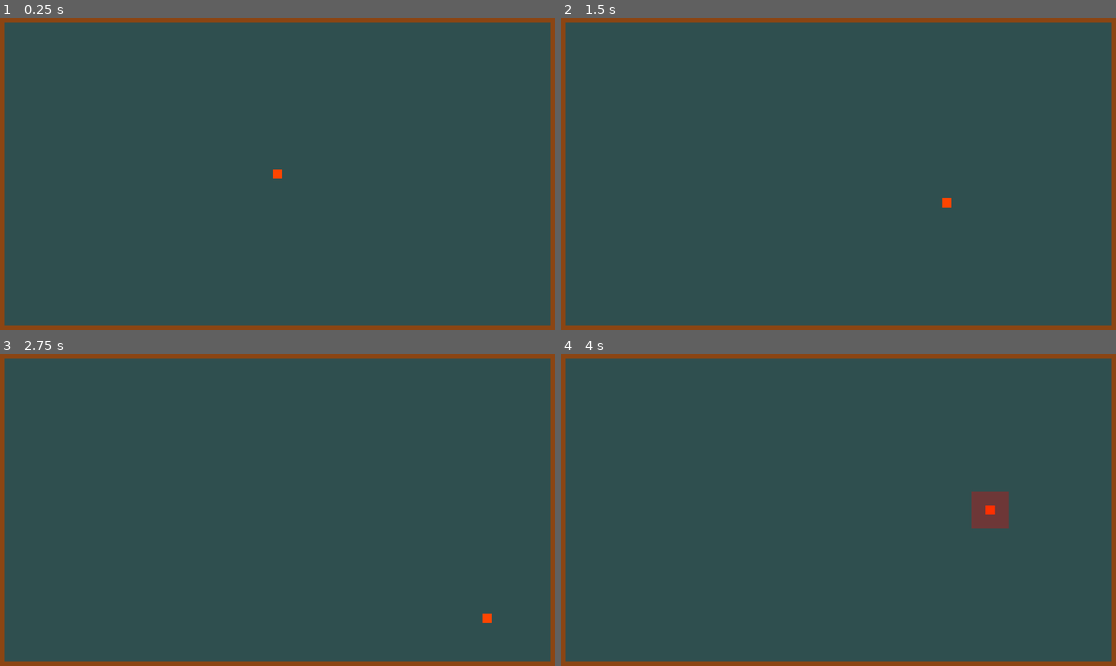
Above: before the commit, frames 1-4 (two rows, left to right).
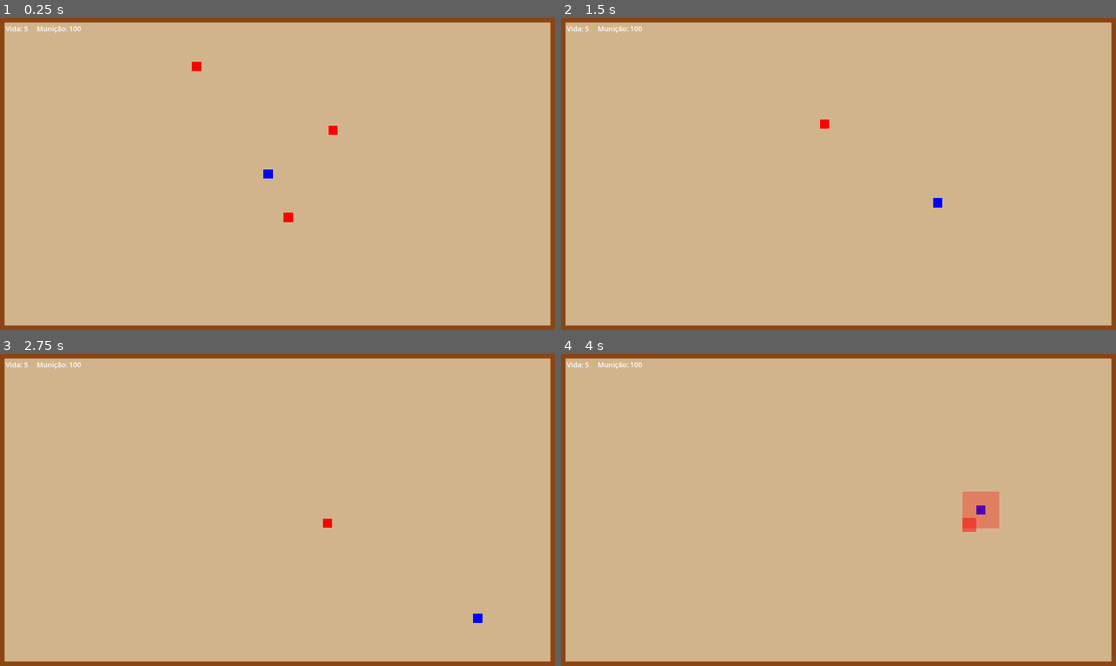
Above: after the commit, the same moments.

Repository: MCardosoP/GameDev
Game: Godot game, scene res://main.tscn
Same seed, same stepped clock (60 frames per second), same inputs: the game is played once before the commit and once after it.
Inputs:
- Up to frame 1 (0.25 s): no input
- Up to frame 2 (1.5 s): hold D (mov_direita) 0.53-1.28 s; tap Q (ataque_corpo) at 0.6, 1.35 s; hold S (mov_baixo) from 1.28 s (still down)
- Up to frame 3 (2.75 s): release S (mov_baixo) at 2.03 s; hold D (mov_direita) from 2.03 s (still down); tap Q (ataque_corpo) at 2.1 s
- Up to frame 4 (4 s): release D (mov_direita) at 2.78 s; hold W (mov_cima) 2.78-3.53 s; tap Q (ataque_corpo) at 2.85, 3.6 s; hold A (mov_esquerda) from 3.53 s (still down)

The runs differ from the first frame. In frame 1, 96% of the frame differs, in the area x 0-100%, y 1-99%; in frame 2, 96%; in frame 3, 96%; in frame 4, 96%.

Commit message:
Envio - Quadro Kanban e Código da Semana 2
Quadros Kanban das semanas anteriores atualizados

Diff:
--- /dev/null
+++ b/gamedev/game_over.gd
@@ -0,0 +1,51 @@
+extends CanvasLayer
+
+var painel: ColorRect
+var label_titulo: Label
+var botao_reiniciar: Button
+
+func _ready() -> void:
+	add_to_group("game_over")
+
+	painel = ColorRect.new()
+	painel.name = "Painel"
+	painel.color = Color(0, 0, 0, 0.8)
+	painel.set_anchors_preset(Control.PRESET_FULL_RECT)
+	painel.visible = false
+	add_child(painel)
+
+	var container = VBoxContainer.new()
+	container.name = "Container"
+	container.set_anchors_preset(Control.PRESET_CENTER)
+	container.position = Vector2(-200, -100)
+	container.custom_minimum_size = Vector2(400, 200)
+	container.add_theme_constant_override("separation", 30)
+	painel.add_child(container)
+
+	label_titulo = Label.new()
+	label_titulo.name = "Titulo"
+	label_titulo.text = "VOCÊ PERDEU!"
+	label_titulo.horizontal_alignment = HORIZONTAL_ALIGNMENT_CENTER
+	label_titulo.add_theme_font_size_override("font_size", 48)
+	label_titulo.add_theme_color_override("font_color", Color(1, 0, 0))
+	container.add_child(label_titulo)
+
+	botao_reiniciar = Button.new()
+	botao_reiniciar.name = "BotaoReiniciar"
+	botao_reiniciar.text = "Recomeçar"
+	botao_reiniciar.custom_minimum_size = Vector2(200, 60)
+	botao_reiniciar.add_theme_font_size_override("font_size", 24)
+
+	var botao_container = CenterContainer.new()
+	botao_container.add_child(botao_reiniciar)
+	container.add_child(botao_container)
+
+	botao_reiniciar.pressed.connect(_on_botao_reiniciar_pressed)
+
+func mostrar() -> void:
+	painel.visible = true
+	get_tree().paused = true
+
+func _on_botao_reiniciar_pressed() -> void:
+	get_tree().paused = false
+	get_tree().reload_current_scene()
--- /dev/null
+++ b/gamedev/hud.gd
@@ -0,0 +1,52 @@
+extends CanvasLayer
+
+var label_vida: Label
+var label_municao: Label
+var jogador: Node
+
+func _ready() -> void:
+	add_to_group("hud")
+
+	var hbox = HBoxContainer.new()
+	hbox.name = "HBoxContainer"
+	hbox.position = Vector2(20, 20)
+	hbox.add_theme_constant_override("separation", 30)
+	add_child(hbox)
+
+	label_vida = Label.new()
+	label_vida.name = "Vida"
+	label_vida.text = "Vida: 0"
+	label_vida.add_theme_font_size_override("font_size", 24)
+	label_vida.add_theme_color_override("font_color", Color(1, 1, 1))
+	hbox.add_child(label_vida)
+
+	label_municao = Label.new()
+	label_municao.name = "Municao"
+	label_municao.text = "Munição: 0"
+	label_municao.add_theme_font_size_override("font_size", 24)
+	label_municao.add_theme_color_override("font_color", Color(1, 1, 1))
+	hbox.add_child(label_municao)
+
+	await get_tree().process_frame
+
+	jogador = get_tree().current_scene.get_node_or_null("Jogador")
+
+	if not jogador:
+		var sala = get_tree().current_scene.get_node_or_null("Sala")
+		if sala:
+			jogador = sala.get_node_or_null("Jogador")
+
+	if not jogador:
+		await get_tree().create_timer(0.1).timeout
+		var jogadores = get_tree().get_nodes_in_group("jogador")
+		if jogadores.size() > 0:
+			jogador = jogadores[0]
+
+	if jogador:
+		atualizar_hud(jogador.vida, jogador.municao)
+
+func atualizar_hud(vida: int, municao: int) -> void:
+	if label_vida:
+		label_vida.text = "Vida: %d" % vida
+	if label_municao:
+		label_municao.text = "Munição: %d" % municao
--- /dev/null
+++ b/gamedev/inimigo.gd
@@ -0,0 +1,101 @@
+extends CharacterBody2D
+
+@export var velocidade: float = 250.0
+@export var cooldown_apos_ataque: float = 0.5
+@export var distancia_ataque: float = 32.0
+@export var tamanho: Vector2 = Vector2(32, 32)
+
+var jogador: Node = null
+
+var vida: int = 1
+var pode_mover_e_atacar: bool = true
+
+func _ready():
+	collision_layer = 0b00000100
+	collision_mask = 0b00001011
+	add_to_group("inimigos")
+
+	var colisao = CollisionShape2D.new()
+	var forma = RectangleShape2D.new()
+	forma.size = tamanho
+	colisao.shape = forma
+	add_child(colisao)
+
+	var cor = ColorRect.new()
+	cor.color = Color(1, 0, 0)
+	cor.size = tamanho
+	cor.position = -tamanho / 2
+	add_child(cor)
+
+func _physics_process(delta: float):
+	if not pode_mover_e_atacar or vida <= 0:
+		return
+
+	if not jogador:
+		jogador = get_tree().current_scene.get_node_or_null("Jogador")
+
+		if not jogador and get_parent():
+			jogador = get_parent().get_node_or_null("Jogador")
+
+		if not jogador:
+			var jogadores = get_tree().get_nodes_in_group("jogador")
+			if jogadores.size() > 0:
+				jogador = jogadores[0]
+
+		if not jogador:
+			return
+
+	var direcao = jogador.global_position - global_position
+	var distancia = direcao.length()
+
+	if distancia > distancia_ataque:
+		velocity = direcao.normalized() * velocidade
+		move_and_slide()
+
+		for i in get_slide_collision_count():
+			var colisao = get_slide_collision(i)
+			var corpo = colisao.get_collider()
+			if corpo == jogador:
+				_atacar_jogador()
+				break
+	else:
+		velocity = Vector2.ZERO
+		_atacar_jogador()
+
+func _atacar_jogador():
+	if not pode_mover_e_atacar:
+		return
+
+	if jogador and jogador.has_method("receber_dano"):
+		jogador.receber_dano(1)
+
+	pode_mover_e_atacar = false
+	_iniciar_cooldown()
+
+func _iniciar_cooldown():
+	var timer = get_tree().create_timer(cooldown_apos_ataque)
+	timer.timeout.connect(func():
+		pode_mover_e_atacar = true
+	)
+
+func receber_dano(dano: int):
+	vida -= dano
+	if vida <= 0:
+		criar_efeito_morte()
+		queue_free()
+
+func criar_efeito_morte():
+	var efeito = ColorRect.new()
+	efeito.color = Color(1, 0, 0, 0.5)
+	efeito.size = tamanho * 1.5
+	efeito.position = global_position - efeito.size / 2
+
+	var cena = get_tree().current_scene
+	if not cena: cena = get_tree().get_root()
+	cena.add_child(efeito)
+
+	var timer = get_tree().create_timer(0.5)
+	timer.timeout.connect(func():
+		if is_instance_valid(efeito):
+			efeito.queue_free()
+	)
--- /dev/null
+++ b/gamedev/inimigo.tscn
@@ -0,0 +1,6 @@
+[gd_scene load_steps=2 format=3 uid="uid://cv58esb4ig052"]
+
+[ext_resource type="Script" uid="uid://kg53tbeqfy4k" path="res://inimigo.gd" id="1_030df"]
+
+[node name="Inimigo" type="CharacterBody2D"]
+script = ExtResource("1_030df")
--- a/gamedev/jogador.gd
+++ b/gamedev/jogador.gd
@@ -1,82 +1,145 @@
 extends CharacterBody2D
 
-@export var velocidade: float = 500.0 # Velocidade do jogador
-@export var espera_ataque: float = 0.5 # Tempo de espera entre ataques
-@onready var area_ataque = $AreaAtaque # Referência ao nó usado para detecção de colisões corpo a corpo
-@export var cena_projetil: PackedScene # Cena do projétil para ataques à distância
+@export var velocidade: float = 500.0
+@export var espera_ataque: float = 0.4
+@export var cena_projetil: PackedScene
+@export var vida: int = 5
+@export var municao: int = 100
+@export var tamanho: Vector2 = Vector2(32, 32)
 
-var pode_atacar: bool = true # Controle para saber se o jogador pode atacar
+var hud = null
+var pode_atacar: bool = true
+
+func _ready():
+	collision_layer = 0b00000001
+	collision_mask = 0b00000110
+
+	add_to_group("jogador")
+
+	hud = get_tree().current_scene.get_node_or_null("HUD")
+	if not hud:
+		var huds = get_tree().get_nodes_in_group("hud")
+		if huds.size() > 0:
+			hud = huds[0]
+
+	var colisao = CollisionShape2D.new()
+	var forma = RectangleShape2D.new()
+	forma.size = tamanho
+	colisao.shape = forma
+	add_child(colisao)
+
+	var visual = ColorRect.new()
+	visual.color = Color(0, 0, 1)
+	visual.size = tamanho
+	visual.position = -tamanho / 2
+	add_child(visual)
 
 func _physics_process(delta: float):
-	mover_jogador() # Sistema de movimentação do jogador
-	atacar_distancia() # Sistema de ataque à distância
-	atacar_corpo() # Sistema de ataque corpo a corpo
+	mover_jogador()
+	atacar_distancia()
+	atacar_corpo()
 
 func mover_jogador():
-	var direcao = Vector2.ZERO # Vetor para indicar a direção do movimento
+	var direcao = Vector2.ZERO
+	if Input.is_action_pressed("mov_direita"): direcao.x += 1
+	if Input.is_action_pressed("mov_esquerda"): direcao.x -= 1
+	if Input.is_action_pressed("mov_baixo"): direcao.y += 1
+	if Input.is_action_pressed("mov_cima"): direcao.y -= 1
 
-	# Verificação de quais teclas estão sendo pressionadas
-	if Input.is_action_pressed("mov_direita"):
-		direcao.x += 1
-	if Input.is_action_pressed("mov_esquerda"):
-		direcao.x -= 1
-	if Input.is_action_pressed("mov_baixo"):
-		direcao.y += 1
-	if Input.is_action_pressed("mov_cima"):
-		direcao.y -= 1
-
-	direcao = direcao.normalized() # Normalizando para evitar que o movimento diagonal seja mais rápido
-	velocity = direcao * velocidade # Definindo a velocidade do CharacterBody2D
-	move_and_slide() # Move o jogador e trata as colisões
+	direcao = direcao.normalized()
+	velocity = direcao * velocidade
+	move_and_slide()
 
 func atacar_distancia():
-	var direcao_tiro = Vector2.ZERO # Vetor para indicar a direção do projétil
+	# Tenta buscar o HUD se ainda não tiver
+	if not hud:
+		hud = get_tree().current_scene.get_node_or_null("HUD")
+		if not hud:
+			var huds = get_tree().get_nodes_in_group("hud")
+			if huds.size() > 0:
+				hud = huds[0]
 
-	# Detectando a tecla pressionada para determinar a direção do tiro
-	if Input.is_action_just_pressed("proj_direita"):
-		direcao_tiro.x += 1
-	elif Input.is_action_just_pressed("proj_esquerda"):
-		direcao_tiro.x -= 1
-	elif Input.is_action_just_pressed("proj_baixo"):
-		direcao_tiro.y += 1
-	elif Input.is_action_just_pressed("proj_cima"):
-		direcao_tiro.y -= 1
+	var direcao_tiro = Vector2.ZERO
+	if Input.is_action_just_pressed("proj_direita"): direcao_tiro.x += 1
+	elif Input.is_action_just_pressed("proj_esquerda"): direcao_tiro.x -= 1
+	elif Input.is_action_just_pressed("proj_baixo"): direcao_tiro.y += 1
+	elif Input.is_action_just_pressed("proj_cima"): direcao_tiro.y -= 1
 
-	if direcao_tiro != Vector2.ZERO: # Se alguma direção foi pressionada, o projétil é criado
-		if not cena_projetil:
-			return
+	if direcao_tiro != Vector2.ZERO and municao > 0 and pode_atacar:
+		pode_atacar = false
+		if not cena_projetil: return
 
-		var projetil = cena_projetil.instantiate() # Instanciando o projétil
-
-		if not projetil:
-			return
-
-		var cena = get_tree().current_scene # Adiciona o projétil à cena principal
-
-		if not cena:
-			cena = get_tree().get_root()
-
+		var projetil = cena_projetil.instantiate()
+		var cena = get_tree().current_scene
+		if not cena: cena = get_tree().get_root()
 		cena.add_child(projetil)
-		projetil.global_position = global_position # Posicionando o projétil no centro do jogador
+		projetil.global_position = global_position
 		projetil.direcao = direcao_tiro.normalized()
 
+		municao -= 1
+		if hud and hud.has_method("atualizar_hud"):
+			hud.atualizar_hud(vida, municao)
+		await get_tree().create_timer(espera_ataque).timeout
+		pode_atacar = true
+
 func atacar_corpo():
-	if Input.is_action_just_pressed("ataque_corpo"): # Detecta se a tecla 'Q' foi pressionada
-		if not pode_atacar: # Verifica se o cooldown ainda está ativo
-			return
+	if not Input.is_action_just_pressed("ataque_corpo") or not pode_atacar:
+		return
 
-		pode_atacar = false # Iniciando o cooldown do ataque
+	pode_atacar = false
 
-		# Criando efeito visual para indicar que o ataque foi realizado
-		var efeito = ColorRect.new()
-		efeito.color = Color(1, 0, 0, 0.3)
-		efeito.size = Vector2(128, 128)
-		efeito.position = -efeito.size / 2
-		add_child(efeito)
-		await get_tree().create_timer(0.5).timeout # Mantém o efeito na tela por 0.5 segundos
+	var area_ataque = Area2D.new()
+	area_ataque.position = Vector2.ZERO
+	area_ataque.monitoring = true
+	area_ataque.collision_layer = 0b00010000
+	area_ataque.collision_mask = 0b00000100
 
-		if is_instance_valid(efeito): # Remove o efeito se ele ainda existir
-			efeito.queue_free()
+	var colisao = CollisionShape2D.new()
+	var forma = RectangleShape2D.new()
+	forma.size = Vector2(128, 128)
+	colisao.shape = forma
+	colisao.position = Vector2.ZERO
+	area_ataque.add_child(colisao)
+	add_child(area_ataque)
 
-		await get_tree().create_timer(espera_ataque).timeout # Espera o cooldown terminar
-		pode_atacar = true # Permite que outro ataque seja executado
+	await get_tree().process_frame
+
+	for corpo in area_ataque.get_overlapping_bodies():
+		if corpo.is_in_group("inimigos"):
+			corpo.receber_dano(1)
+
+	area_ataque.body_entered.connect(func(corpo):
+		if corpo.is_in_group("inimigos"):
+			corpo.receber_dano(1)
+	)
+
+	var efeito = ColorRect.new()
+	efeito.color = Color(1, 0, 0, 0.3)
+	efeito.size = forma.size
+	efeito.position = -efeito.size / 2
+	area_ataque.add_child(efeito)
+
+	await get_tree().create_timer(0.5).timeout
+
+	if is_instance_valid(area_ataque):
+		area_ataque.queue_free()
+
+	await get_tree().create_timer(espera_ataque).timeout
+	pode_atacar = true
+
+func receber_dano(dano: int):
+	vida -= dano
+	if hud and hud.has_method("atualizar_hud"):
+		hud.atualizar_hud(vida, municao)
+
+	if vida <= 0:
+		print("Jogador morreu!")
+		var game_over = get_tree().current_scene.get_node_or_null("GameOver")
+		if not game_over:
+			var game_overs = get_tree().get_nodes_in_group("game_over")
+			if game_overs.size() > 0:
+				game_over = game_overs[0]
+
+		if game_over and game_over.has_method("mostrar"):
+			game_over.mostrar()
+		queue_free()
--- a/gamedev/jogador.tscn
+++ b/gamedev/jogador.tscn
@@ -1,29 +1,8 @@
-[gd_scene load_steps=5 format=3 uid="uid://bk8nern1lwthh"]
+[gd_scene load_steps=3 format=3 uid="uid://bk8nern1lwthh"]
 
 [ext_resource type="Script" uid="uid://dv2k8y5ptp25w" path="res://jogador.gd" id="1_yuxfx"]
 [ext_resource type="PackedScene" uid="uid://c0f314ms0pdlm" path="res://projetil.tscn" id="2_c2wt1"]
 
-[sub_resource type="RectangleShape2D" id="RectangleShape2D_c2wt1"]
-size = Vector2(32, 32)
-
-[sub_resource type="CircleShape2D" id="CircleShape2D_yuxfx"]
-radius = 48.0
-
 [node name="Jogador" type="CharacterBody2D"]
 script = ExtResource("1_yuxfx")
 cena_projetil = ExtResource("2_c2wt1")
-
-[node name="Colisao" type="CollisionShape2D" parent="."]
-shape = SubResource("RectangleShape2D_c2wt1")
-
-[node name="Sprite" type="ColorRect" parent="."]
-offset_left = -16.0
-offset_top = -16.0
-offset_right = 16.0
-offset_bottom = 16.0
-color = Color(1, 0.270588, 0, 1)
-
-[node name="AreaAtaque" type="Area2D" parent="."]
-
-[node name="ColisaoAtaque" type="CollisionShape2D" parent="AreaAtaque"]
-shape = SubResource("CircleShape2D_yuxfx")
--- a/gamedev/main.tscn
+++ b/gamedev/main.tscn
@@ -1,12 +1,19 @@
-[gd_scene load_steps=3 format=3 uid="uid://de7rltluvh466"]
+[gd_scene load_steps=5 format=3 uid="uid://de7rltluvh466"]
 
 [ext_resource type="PackedScene" uid="uid://bk8nern1lwthh" path="res://jogador.tscn" id="1_ig7tw"]
 [ext_resource type="PackedScene" uid="uid://dn3mi4gytfor1" path="res://sala.tscn" id="2_0xm2m"]
+[ext_resource type="Script" uid="uid://f0887c23gfe0" path="res://hud.gd" id="3_h2yge"]
+[ext_resource type="Script" uid="uid://bhq3cuumcge66" path="res://game_over.gd" id="4_1bvp3"]
 
 [node name="Main" type="Node2D"]
 
 [node name="Sala" parent="." instance=ExtResource("2_0xm2m")]
 position = Vector2(960, 540)
+cena_jogador = ExtResource("1_ig7tw")
 
-[node name="Jogador" parent="." instance=ExtResource("1_ig7tw")]
-position = Vector2(960, 540)
+[node name="HUD" type="CanvasLayer" parent="."]
+script = ExtResource("3_h2yge")
+
+[node name="GameOver" type="CanvasLayer" parent="."]
+process_mode = 3
+script = ExtResource("4_1bvp3")
--- a/gamedev/projetil.gd
+++ b/gamedev/projetil.gd
@@ -1,33 +1,50 @@
 extends CharacterBody2D
 
-@export var velocidade: float = 800.0 # Velocidade do projétil
-var direcao: Vector2 = Vector2.ZERO # Direção do projétil
+@export var velocidade: float = 800.0
+@export var tamanho: Vector2 = Vector2(16, 16)
+var direcao: Vector2 = Vector2.ZERO
+
+func _ready():
+	collision_layer = 0b00001000
+	collision_mask = 0b00000110
+	add_to_group("projeteis")
+
+	var colisao = CollisionShape2D.new()
+	var forma = RectangleShape2D.new()
+	forma.size = tamanho
+	colisao.shape = forma
+	add_child(colisao)
+
+	var visual = ColorRect.new()
+	visual.color = Color(1, 1, 0)
+	visual.size = tamanho
+	visual.position = -tamanho / 2
+	add_child(visual)
 
 func _physics_process(delta: float):
-	var deslocamento = direcao * velocidade * delta # Calcula deslocamento do projétil a cada frame
-	var colisao = move_and_collide(deslocamento) # Move o projétil e trata as colisões
+	var deslocamento = direcao * velocidade * delta
+	var colisao = move_and_collide(deslocamento)
 
-	if colisao: # Se acontecer uma colisão
-		var corpo = colisao.get_collider() # Recupera qual foi o objeto colidido
-
-		if corpo and corpo.is_in_group("parede"): # Se colidiu com uma parede
-			criar_efeito_impacto(colisao.get_position()) # Cria o efeito visual de impacto
-			queue_free() # E depois remove o projétil da cena
+	if colisao:
+		var corpo = colisao.get_collider()
+		if corpo and corpo.is_in_group("parede"):
+			criar_efeito_impacto(colisao.get_position())
+			queue_free()
+		elif corpo and corpo.is_in_group("inimigos"):
+			corpo.receber_dano(1)
+			queue_free()
 
 func criar_efeito_impacto(ponto: Vector2):
-	var efeito = ColorRect.new() # Criando o efeito visual do ataque à distância
+	var efeito = ColorRect.new()
 	efeito.color = Color(1, 0, 0, 0.3)
 	efeito.size = Vector2(32, 32)
 	efeito.position = ponto - efeito.size / 2
 	var cena = get_tree().current_scene
+	if not cena: cena = get_tree().get_root()
+	cena.add_child(efeito)
 
-	if not cena:
-		cena = get_tree().get_root()
-
-	cena.add_child(efeito) # Adiciona o efeito à cena atual
-	var timer = get_tree().create_timer(0.5) # Criando um timer para remover o efeito
-
-	timer.timeout.connect(func(): # Removendo o efeito da cena
+	var timer = get_tree().create_timer(0.4)
+	timer.timeout.connect(func():
 		if is_instance_valid(efeito):
 			efeito.queue_free()
 	)
--- a/gamedev/projetil.tscn
+++ b/gamedev/projetil.tscn
@@ -1,21 +1,8 @@
-[gd_scene load_steps=3 format=3 uid="uid://c0f314ms0pdlm"]
+[gd_scene load_steps=2 format=3 uid="uid://c0f314ms0pdlm"]
 
 [ext_resource type="Script" uid="uid://cmequvyrji7p5" path="res://projetil.gd" id="1_4dvx7"]
 
-[sub_resource type="CircleShape2D" id="CircleShape2D_xvcbn"]
-radius = 6.0
-
 [node name="Projetil" type="CharacterBody2D"]
-collision_layer = 2
+collision_layer = 4
 collision_mask = 2
 script = ExtResource("1_4dvx7")
-
-[node name="Colisao" type="CollisionShape2D" parent="."]
-shape = SubResource("CircleShape2D_xvcbn")
-
-[node name="Sprite" type="ColorRect" parent="."]
-offset_left = -4.0
-offset_top = -4.0
-offset_right = 4.0
-offset_bottom = 4.0
-color = Color(1, 0.843137, 0, 1)
--- a/gamedev/sala.gd
+++ b/gamedev/sala.gd
@@ -1,21 +1,27 @@
 extends Node2D
 
-# Definindo variáveis como tamanho da tela, grossura da parede e cores das paredes e do chão
 @export var tamanho_tela: Vector2 = Vector2(1920, 1080)
 @export var grossura_parede: float = 32.0
 @export var cor_parede: Color = Color("#8B4513")
-@export var cor_chao: Color = Color("#2F4F4F")
+@export var cor_chao: Color = Color("#D2B48C")
+@export var cena_inimigo: PackedScene
+@export var cena_jogador: PackedScene
+@export var quantidade_inimigos: int = 3
+@export var distancia_minima_jogador: float = 100.0
+
+var jogador: Node = null
 
 func _ready() -> void:
-	# Criando o chão e as paredes (o chão vem primeiro para não ficar acima das paredes durante a exibição)
 	criar_chao()
 	criar_parede("ParedeSuperior", Vector2(0, -tamanho_tela.y / 2))
 	criar_parede("ParedeInferior", Vector2(0, tamanho_tela.y / 2))
 	criar_parede("ParedeEsquerda", Vector2(-tamanho_tela.x / 2, 0), true)
 	criar_parede("ParedeDireita", Vector2(tamanho_tela.x / 2, 0), true)
 
+	instanciar_jogador()
+	instanciar_inimigos()
+
 func criar_chao():
-	# Criando o nó ColorRect, definindo suas características e adicionando como nó filho do nó sala
 	var chao = ColorRect.new()
 	chao.name = "Chao"
 	chao.color = cor_chao
@@ -24,17 +30,15 @@
 	add_child(chao)
 
 func criar_parede(nome: String, posicao: Vector2, vertical: bool = false):
-	# Criando um nó estático que funcionará como as paredes da sala
 	var parede = StaticBody2D.new()
 	parede.name = nome
 	parede.position = posicao
 	parede.add_to_group("parede")
-	parede.collision_layer = 2
-	parede.collision_mask = 1
+	parede.collision_layer = 0b00000010
+	parede.collision_mask = 0b00000101
 
-	var formato = RectangleShape2D.new() # Criando o nó que define o formato da colisão das paredes
+	var formato = RectangleShape2D.new()
 
-	# Definindo qual será o tamanho do retângulo 'formato'
 	var tamanho_formato: Vector2
 	if vertical:
 		tamanho_formato = Vector2(grossura_parede, tamanho_tela.y + grossura_parede)
@@ -42,14 +46,65 @@
 		tamanho_formato = Vector2(tamanho_tela.x + grossura_parede, grossura_parede)
 
 	formato.size = tamanho_formato
-	var colisao = CollisionShape2D.new() # Criando o nó de colisão
-	colisao.shape = formato # Atribuindo o nó retângulo ao nó de colisão
-	parede.add_child(colisao) # Adicionando o nó de colisão como filho do nó parede
+	var colisao = CollisionShape2D.new()
+	colisao.shape = formato
+	parede.add_child(colisao)
 
-	# Criando um nó ColorRect para permitir a visualização das paredes no jogo
 	var retangulo = ColorRect.new()
 	retangulo.color = cor_parede
 	retangulo.size = tamanho_formato
 	retangulo.position = -retangulo.size / 2
-	parede.add_child(retangulo) # Adicionando o nó ColorRect como filho do nó parede
-	add_child(parede) # Adicionando o nó parede como filho do nó sala
+	parede.add_child(retangulo)
+	add_child(parede)
+
+func instanciar_jogador():
+	if not cena_jogador:
+		print("ERRO: Cena do jogador não foi definida!")
+		return
+
+	jogador = cena_jogador.instantiate()
+	jogador.name = "Jogador"
+	add_child(jogador)
+
+	var centro_x = 0.0
+	var centro_y = 0.0
+
+	jogador.global_position = global_position + Vector2(centro_x, centro_y)
+
+func instanciar_inimigos():
+	if not cena_inimigo:
+		print("ERRO: Cena do inimigo não foi definida!")
+		return
+
+	if not jogador:
+		print("ERRO: Jogador não foi instanciado!")
+		return
+
+	var margem = grossura_parede + 50
+	var limite_x_min = -tamanho_tela.x / 2 + margem
+	var limite_x_max = tamanho_tela.x / 2 - margem
+	var limite_y_min = -tamanho_tela.y / 2 + margem
+	var limite_y_max = tamanho_tela.y / 2 - margem
+
+	for i in range(quantidade_inimigos):
+		var inimigo = cena_inimigo.instantiate()
+		var posicao_valida = false
+		var tentativas = 0
+		var posicao_inimigo = Vector2.ZERO
+
+		while not posicao_valida and tentativas < 100:
+			posicao_inimigo = Vector2(
+				randf_range(limite_x_min, limite_x_max),
+				randf_range(limite_y_min, limite_y_max)
+			)
+
+			var posicao_global = global_position + posicao_inimigo
+
+			var distancia = posicao_global.distance_to(jogador.global_position)
+			if distancia >= distancia_minima_jogador:
+				posicao_valida = true
+
+			tentativas += 1
+
+		add_child(inimigo)
+		inimigo.global_position = global_position + posicao_inimigo
--- a/gamedev/sala.tscn
+++ b/gamedev/sala.tscn
@@ -1,6 +1,8 @@
-[gd_scene load_steps=2 format=3 uid="uid://dn3mi4gytfor1"]
+[gd_scene load_steps=3 format=3 uid="uid://dn3mi4gytfor1"]
 
 [ext_resource type="Script" uid="uid://cg3xxbrw15kk1" path="res://sala.gd" id="1_23dcn"]
+[ext_resource type="PackedScene" uid="uid://cv58esb4ig052" path="res://inimigo.tscn" id="2_8p6ll"]
 
 [node name="Sala" type="Node2D"]
 script = ExtResource("1_23dcn")
+cena_inimigo = ExtResource("2_8p6ll")
Not shown, added: gamedev/game_over.gd.uid
Not shown, added: gamedev/hud.gd.uid
Not shown, added: gamedev/inimigo.gd.uid
Not shown, changed: Doc/Quadro-Kanban-0.pdf
Not shown, changed: Doc/Quadro-Kanban-1.pdf
Not shown, added: Doc/Quadro-Kanban-2.pdf
Not shown, changed: README.md
